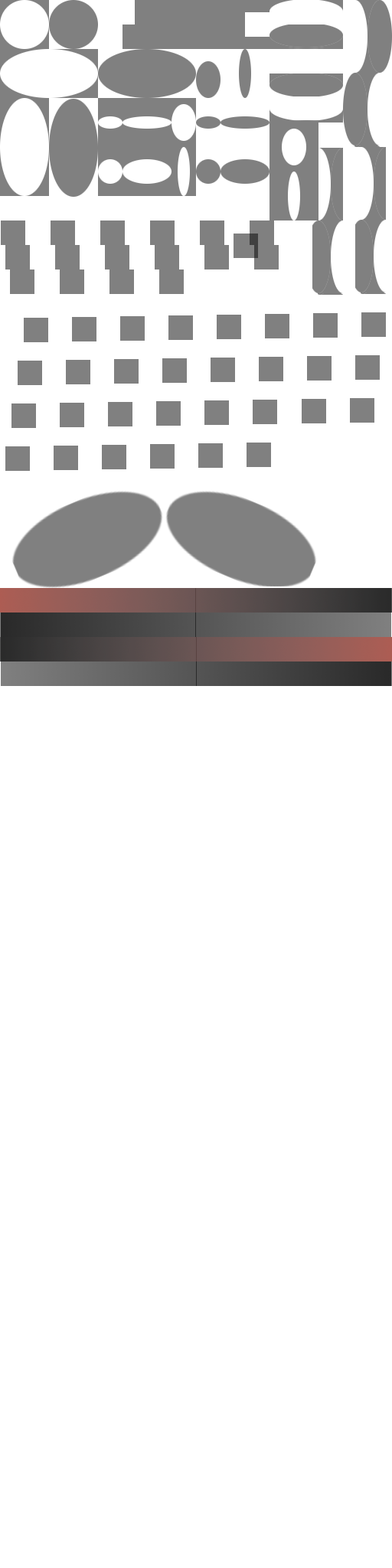
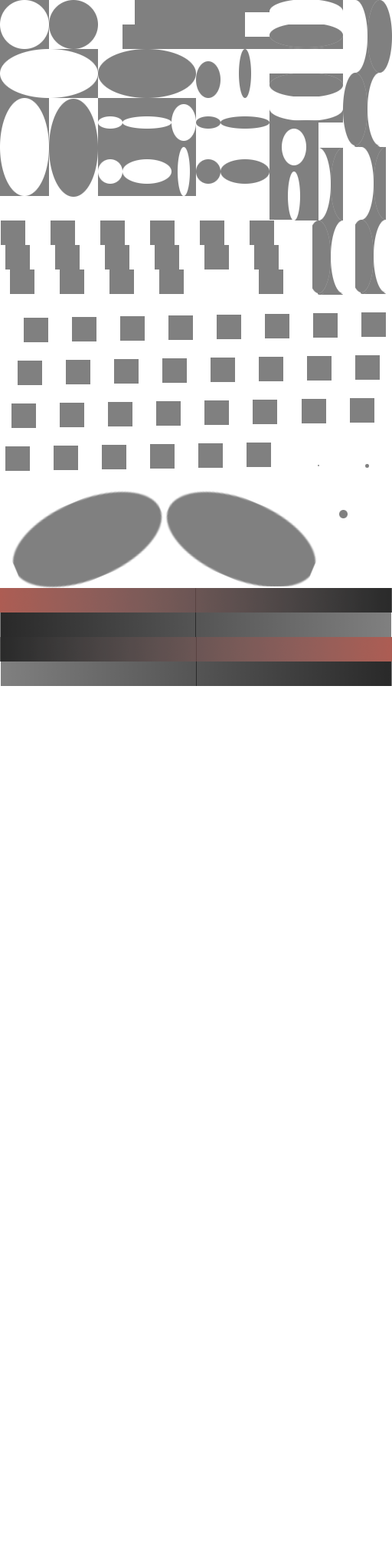
Revision of a layered (392, 1568) image; what changed, layer by layer:
added layer "Eingefügte Ebene" above "c4e_shadows.png" over [339, 509, 348, 519]
painted on "c4e_shadows.png" over [233, 219, 370, 468]
